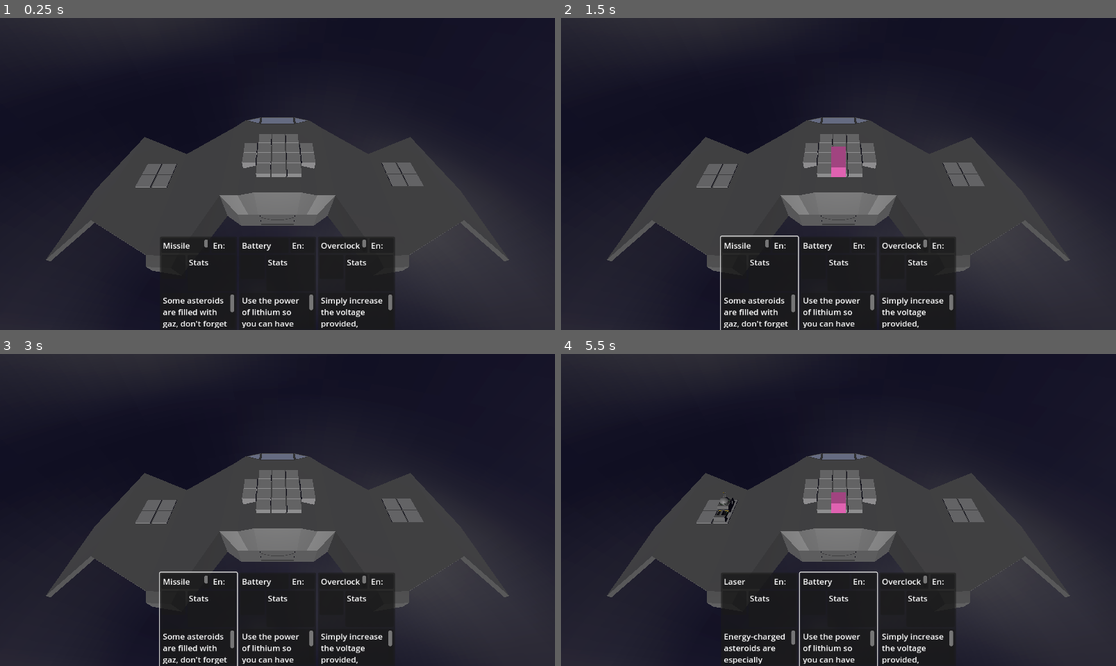
Above: before the commit, frames 1-4 (two rows, left to right).
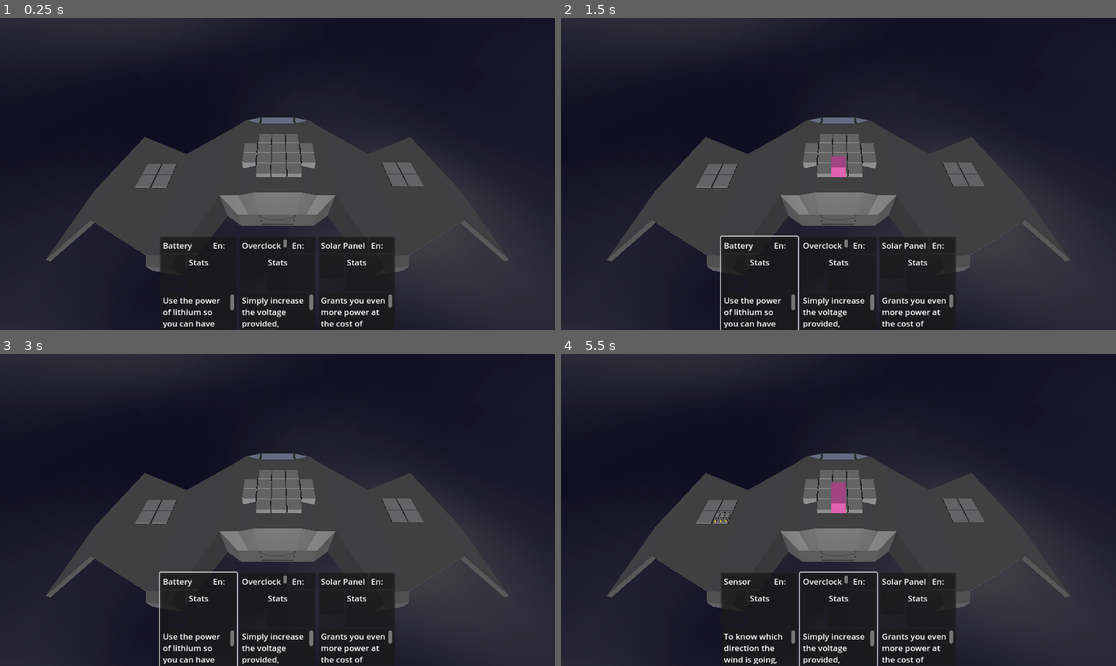
Above: after the commit, the same moments.

Repository: Xwilarg/LudumDare54
Game: Godot game, scene res://Scenes/Main.tscn
The game is run twice, just before and just after one commit, with the same random seed, the same clock (stepped at 60 frames per second) and the same inputs. Video files are missing from this copy of the repository; at most half a second of black plays in their place.
Inputs (mouse positions are in pixels of both pictures, inside the frame that each line leads up to):
- Up to frame 1 (0.25 s): no input
- Up to frame 2 (1.5 s): click (760, 283) at 0.52 s; click (760, 283) at 1.27 s
- Up to frame 3 (3 s): click (199, 619) at 2.02 s; tap Enter at 2.75 s; move the mouse to (399, 494) at 2.77 s; click (399, 494) at 2.92 s
- Up to frame 4 (5.5 s): tap Space at 3.5, 5 s; move the mouse to (727, 525) at 3.52 s; click (727, 525) at 3.67 s; tap Enter at 4.25 s; move the mouse to (894, 441) at 4.27 s; click (894, 441) at 4.42 s; move the mouse to (810, 572) at 5.02 s; click (810, 572) at 5.17 s

The runs differ from the first frame. In frame 1, 1.4% of the frame differs, in the area x 29-71%, y 71-100%; in frame 2, 1.5%; in frame 3, 1.4%; in frame 4, 1.6%, in the area x 27-71%, y 41-100%.
Error in both runs: Invalid access to property or key 'current_weather' on a base object of type 'Nil'. (res://Scripts/GameManager.gd:40)

Commit message:
Add upgrade system

Diff:
--- a/Cards/MainDeck.json
+++ b/Cards/MainDeck.json
@@ -1,12 +1,23 @@
 [
 	{
+		"name": "upgrade",
+		"model": "navConsole",
+		"size": "S2",
+		"effects": {
+			"UPG": 1
+		},
+		"energyCost": 50,
+		"level": 2
+	},
+	{
 		"name": "overclock",
-		"model": "navConsole",
+		"model": "bigWires",
 		"size": "S2",
 		"effects": {
 			"SPD": 5
 		},
-		"energyCost": 10
+		"energyCost": 10,
+		"level": 2
 	},
 	{
 		"name": "battery",
@@ -15,7 +26,8 @@
 		"effects": {
 			"ENG": 10
 		},
-		"energyCost": 0
+		"energyCost": 0,
+		"level": 1
 	},
 	{
 		"name": "solarPanel",
@@ -24,7 +36,8 @@
 		"effects": {
 			"ENG": 25
 		},
-		"energyCost": 0
+		"energyCost": 0,
+		"level": 2
 	},
 	{
 		"name": "antenna",
@@ -33,7 +46,8 @@
 		"effects": {
 			"VID": 1
 		},
-		"energyCost": 5
+		"energyCost": 5,
+		"level": 2
 	},
 	{
 		"name": "sensor",
@@ -42,7 +56,8 @@
 		"effects": {
 			"SEN": 1
 		},
-		"energyCost": 5
+		"energyCost": 5,
+		"level": 1
 	},
 	{
 		"name": "flak1",
@@ -53,7 +68,8 @@
 			"ATK_GRN": 10,
 			"ATK_BLU": 5
 		},
-		"energyCost": 15
+		"energyCost": 15,
+		"level": 1
 	},
 	{
 		"name": "flak2",
@@ -64,7 +80,8 @@
 			"ATK_GRN": 25,
 			"ATK_BLU": 10
 		},
-		"energyCost": 15
+		"energyCost": 15,
+		"level": 2
 	},
 	{
 		"name": "laser1",
@@ -75,7 +92,8 @@
 			"ATK_GRN": 5,
 			"ATK_BLU": 40
 		},
-		"energyCost": 15
+		"energyCost": 15,
+		"level": 1
 	},
 	{
 		"name": "laser3",
@@ -86,7 +104,8 @@
 			"ATK_GRN": 5,
 			"ATK_BLU": 100
 		},
-		"energyCost": 25
+		"energyCost": 25,
+		"level": 3
 	},
 	{
 		"name": "missile1",
@@ -97,7 +116,8 @@
 			"ATK_GRN": 10,
 			"ATK_BLU": 5
 		},
-		"energyCost": 15
+		"energyCost": 15,
+		"level": 2
 	},
 	{
 		"name": "shieldgen",
@@ -106,6 +126,7 @@
 		"effects": {
 			"SHD": 20
 		},
-		"energyCost": 10
+		"energyCost": 10,
+		"level": 3
 	}
 ]
--- a/Scripts/Deck/Card.gd
+++ b/Scripts/Deck/Card.gd
@@ -6,6 +6,7 @@
 
 	energyCost = json.energyCost
 	effects = json.effects
+	level = json.level
 	if json.model == "size1Gun": model = preload("res://Models/size1Gun.glb")
 	if json.model == "size2Guns": model = preload("res://Models/size2Guns.glb")
 	if json.model == "laserSize3L": model = preload("res://Models/laserSize3L.glb")
@@ -15,6 +16,7 @@
 	elif json.model == "solarPanel": model = preload("res://Models/solarPanel.glb")
 	elif json.model == "sensor": model = preload("res://Models/sensor.glb")
 	elif json.model == "shieldGenerator": model = preload("res://Models/shieldGenerator.glb")
+	elif json.model == "bigWires": model = preload("res://Models/bigWires.glb")
 	else: print("Unknown model " + json.model)
 
 	if json.size == "S1":
@@ -38,6 +40,7 @@
 var effects: Dictionary
 var shape: PackedStringArray
 var energyCost: int
+var level: int
 
 var modelRef = {
 	"size2Guns": "res://Models/size2Guns.glb"
--- a/Scripts/GameManager.gd
+++ b/Scripts/GameManager.gd
@@ -142,8 +142,9 @@
 							item.global_position = Vector3(item.global_position.x, item.global_position.y + .5, item.global_position.z)
 							# print("It's magic time")
 							isDone = true
+							var upgradeLevel = CardManager.sum(CardManager.get_effect("UPG")) + 1
 							var nextCard = current_button._curr_card
-							while nextCard.name == current_button._curr_card.name:
+							while nextCard.name == current_button._curr_card.name or nextCard.level > upgradeLevel:
 								nextCard = _cards[rng.randi_range(0, len(_cards) - 1)]
 							current_button.set_card(nextCard)
 						break
--- a/Translations/text.csv
+++ b/Translations/text.csv
@@ -21,6 +21,8 @@
 SENSOR_DESC;To know which direction the wind is going, wet your finger and see where it's breezy, the sensor however do …(187 unchanged characters)…
 SHIELDGEN_NAME;Shield Generator;Générateur de Bouclier
 SHIELDGEN_DESC;Protect against asteroids, rain and bad dreams!;Protège contre les astéroides, la pluie et les mauvais rêves !
+UPGRADE_NAME;Console;Console
+UPGRADE_DESC;More recent hardware allowing you to communicate with more recent devices with latest communication protocols, hooray for IPv6!;Du matériel plus récent permettant de communiquer avec des appareils plus nouveau avec les derniers protocols de communication, houra pour l'IPv6!
 
 EFF_ATK_RED;Damage red asteroids by %1 of their HP per seconds;Inflige des dégats aux astéroides rouges de %1 de leur PV par secondes
 EFF_ATK_GRN;Damage green asteroids by %1 of their HP per seconds;Inflige des dégats aux astéroides verts de %1 de leur PV par secondes
@@ -29,6 +31,7 @@
 EFF_VID;Watch animal videos;Regarde des vidéos d'animaux
 EFF_SPD;Increase your firerate by %1%;Augmentera votre vitesse de tir par %1%
 EFF_SEN;Display more information about your ship and its surroundings;Affiche plus d'information à propos du vaisseau et ses environs
+EFF_UPG;Unlock access to better cards;Débloque l'accès à de meilleur cartes
 
 SHIP_HULL;Ship Hull;Coque du vaisseau
 SHIELD;Shield;Bouclier
